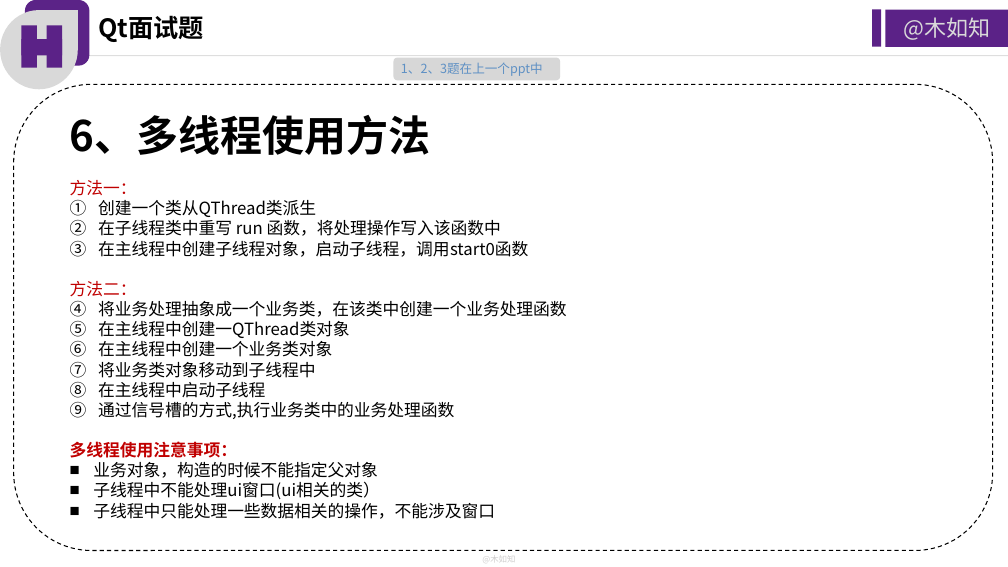
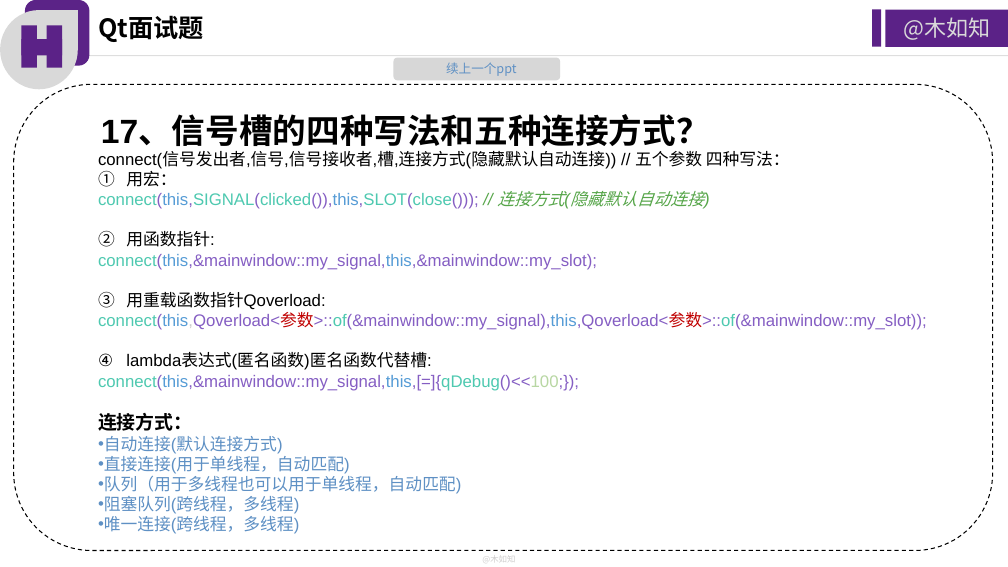
Before and after one commit to huangbaozhi/MuruzNotes, a slide deck: slide 5 of ppt/Qt面试题3.pptx (slide 4 before the commit). Drawn at 1008x567 pixels with LibreOffice and Linux fonts; fonts in the diff are those of the drawing. Boxes give left, top, right and bottom in pixels: in the first picture for what was removed or moved away, otherwise in the second. Text is boxed around its words. In the diff, an @@ line names an element or a change of style, - is before the commit and + after.

```diff
--- a/ppt/Qt面试题3.pptx
+++ b/ppt/Qt面试题3.pptx
@@ text at (x1=446, y1=62, x2=516, y2=76): text changed @@
-1、2、3题在上一个ppt中
+续上一个ppt
@@ text at (x1=101, y1=116, x2=710, y2=146): text changed; size 40 to 32 pt; font Noto Sans CJK SC to Arial @@
-6、多线程使用方法
+17、信号槽的四种写法和五种连接方式？
@@ text at (x1=98, y1=151, x2=927, y2=534): text changed; font Noto Sans CJK SC to Arial; text colour #000000 to #855EC3 @@
-方法一：
-1. 创建一个类从QThread类派生
-2. 在子线程类中重写 run 函数，将处理操作写入该函数中
-3. 在主线程中创建子线程对象，启动子线程，调用start0函数
-方法二：
-1. 将业务处理抽象成一个业务类，在该类中创建一个业务处理函数
-2. 在主线程中创建一QThread类对象
-3. 在主线程中创建一个业务类对象
-4. 将业务类对象移动到子线程中
-5. 在主线程中启动子线程
-6. 通过信号槽的方式,执行业务类中的业务处理函数
-多线程使用注意事项：
-■ 业务对象，构造的时候不能指定父对象
-■ 子线程中不能处理ui窗口(ui相关的类）
-■ 子线程中只能处理一些数据相关的操作，不能涉及窗口
+connect(信号发出者,信号,信号接收者,槽,连接方式(隐藏默认自动连接)) // 五个参数 四种写法：
+1. 用宏：
+connect(this,SIGNAL(clicked()),this,SLOT(close())); // 连接方式(隐藏默认自动连接)
+2. 用函数指针:
+connect(this,&mainwindow::my_signal,this,&mainwindow::my_slot);
+3. 用重载函数指针Qoverload:
+connect(this,Qoverload<参数>::of(&mainwindow::my_signal),this,Qoverload<参数>::of(&mainwindow::my_slot));
+3. lambda表达式(匿名函数)匿名函数代替槽:
+connect(this,&mainwindow::my_signal,this,[=]{qDebug()<<100;});
+连接方式：
+• 自动连接(默认连接方式)
+• 直接连接(用于单线程，自动匹配)
+• 队列（用于多线程也可以用于单线程，自动匹配)
+• 阻塞队列(跨线程，多线程)
+• 唯一连接(跨线程，多线程)
```
Also in this commit, not shown: 6 other slides changed, 1 slide removed, 6 other files.
